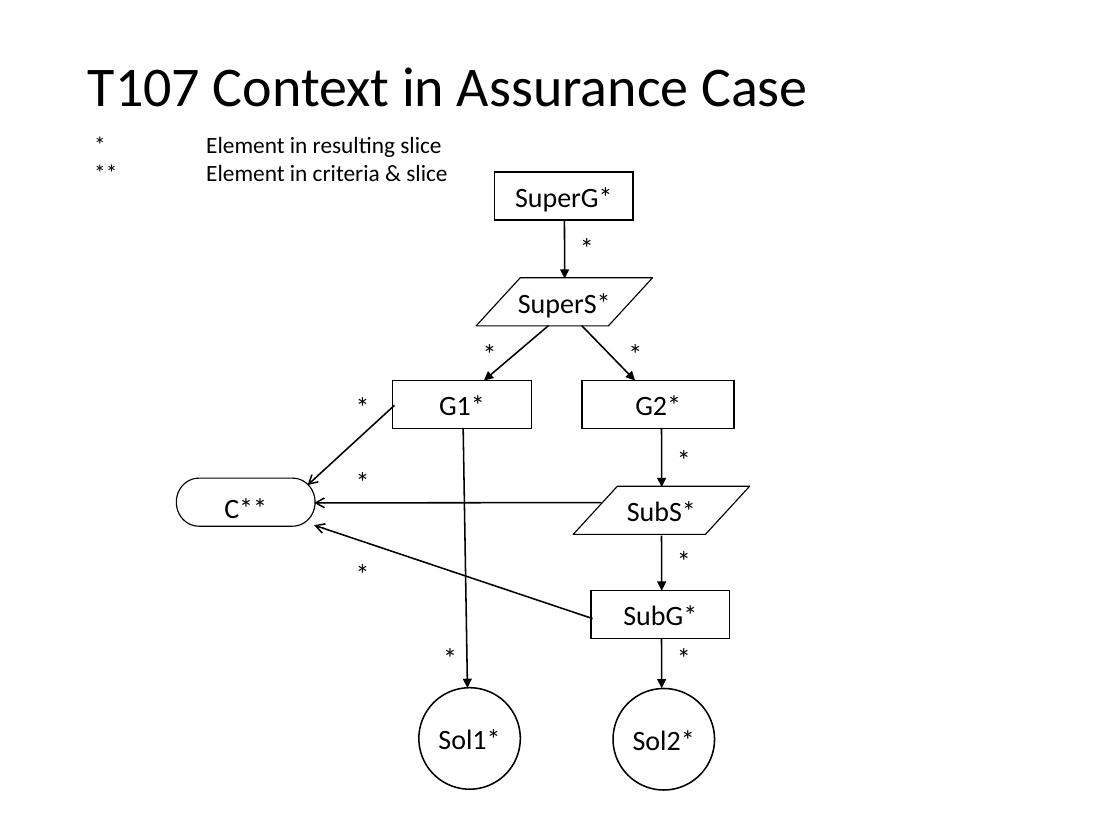
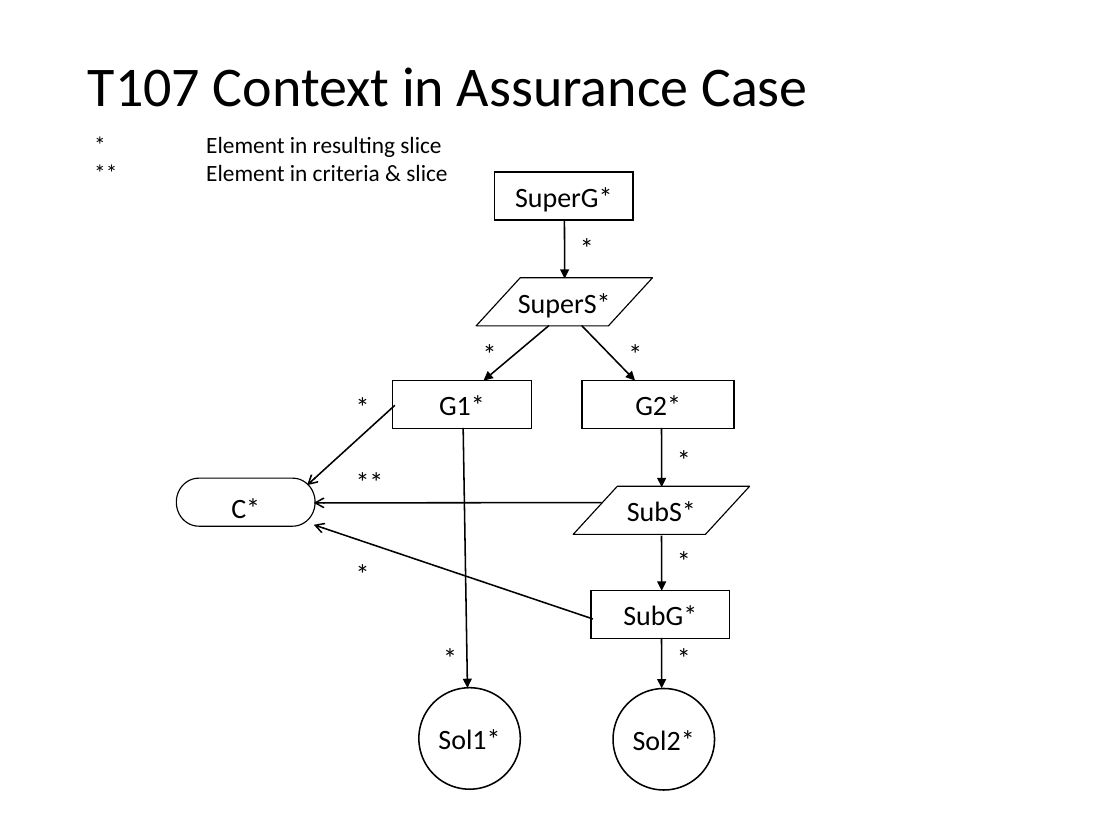
Before and after one commit to nlsfung/MMINT_Examples, a slide deck: slide 9 of GSNSliceRecheckTestSuite/TestSuite.ppt. Drawn at 1120x840 pixels with LibreOffice and Linux fonts; fonts in the diff are those of the drawing. Boxes give left, top, right and bottom in pixels: in the first picture for what was removed or moved away, otherwise in the second. Text is boxed around its words. In the diff, an @@ line names an element or a change of style, - is before the commit and + after.

```diff
--- a/GSNSliceRecheckTestSuite/TestSuite.ppt
+++ b/GSNSliceRecheckTestSuite/TestSuite.ppt
@@ text at (x1=345, y1=459, x2=450, y2=504): text changed @@
-*
+**
@@ text in pill shape at (x1=231, y1=498, x2=260, y2=518): text changed @@
-C**
+C*
```
Also in this commit, not shown: 4 other slides changed, 5 slides added, 31 other files.
